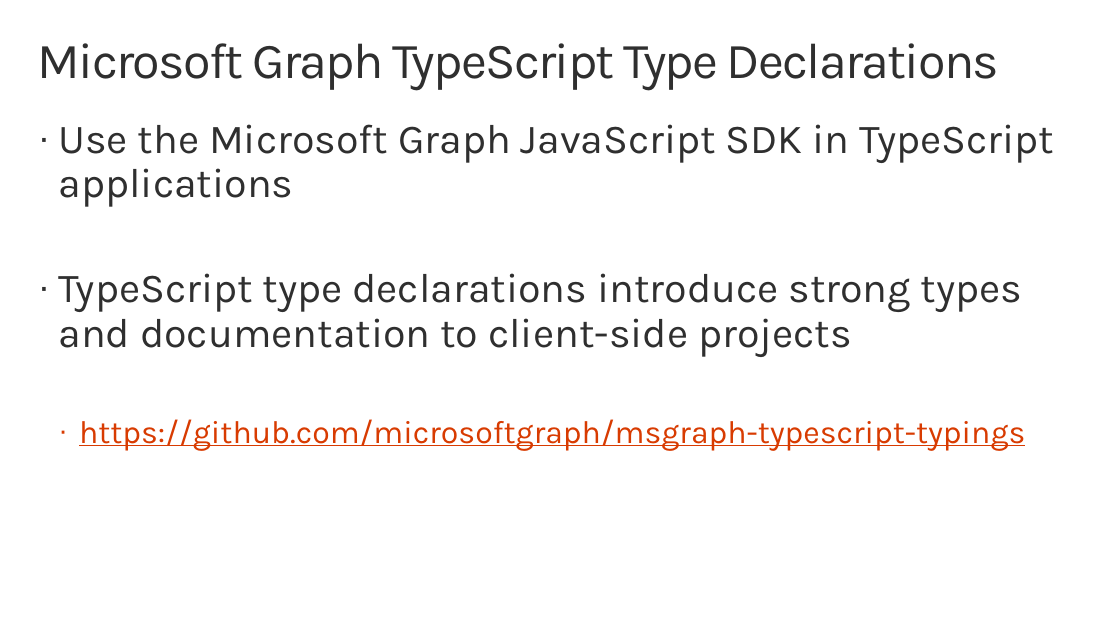
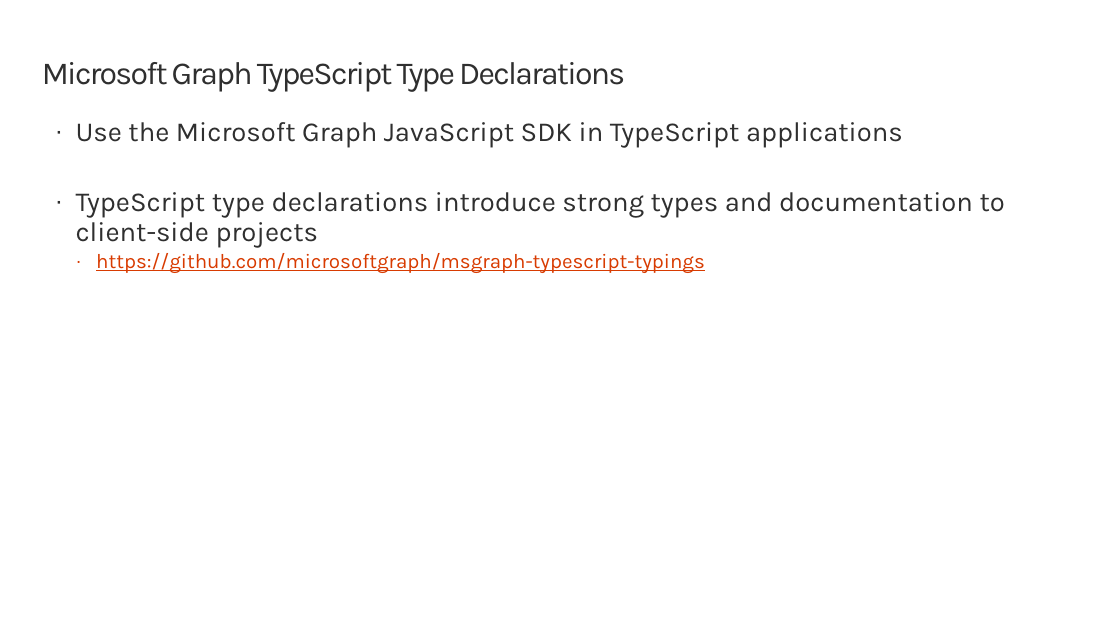
Before and after one commit to SharePoint/sp-dev-training-spfx-graph-3rdpartyapis, a slide deck: slide 8 of 03 msgraphpclient.pptx. Drawn at 1120x630 pixels with LibreOffice and Linux fonts; fonts in the diff are those of the drawing; background and template pictures are left out. Boxes give left, top, right and bottom in pixels: in the first picture for what was removed or moved away, otherwise in the second. Text is boxed around its words. In the diff, an @@ line names an element or a change of style, - is before the commit and + after.

```diff
--- a/03 msgraphpclient.pptx
+++ b/03 msgraphpclient.pptx
@@ title "Microsoft Graph TypeScript Type Declarations": place and size @@
-title "Microsoft Graph TypeScript Type Declarations" at bbox=[38, 43, 999, 90]
+title "Microsoft Graph TypeScript Type Declarations" at bbox=[42, 62, 625, 92]
@@ title "Microsoft Graph TypeScript Type Declarations" at bbox=[42, 62, 625, 92]: size 44 to 28 pt @@
@@ text "Use the Microsoft Graph JavaScript ...": place and size @@
-text "Use the Microsoft Graph JavaScript ..." at bbox=[58, 124, 1055, 451]
+text "Use the Microsoft Graph JavaScript ..." at bbox=[76, 122, 1005, 273]
@@ text "Use the Microsoft Graph JavaScript ..." at bbox=[76, 122, 1005, 273]: size 36 to 24 pt in "Use the Microsoft Graph JavaScript SDK in ...", "TypeScript type declarations introduce strong types and ..."; size 28 to 18 pt in "https://github.com/microsoftgraph/msgraph-typescript-typings"; less space between paragraphs @@
```
Also in this commit, not shown: 8 other slides changed, 1 other file.
